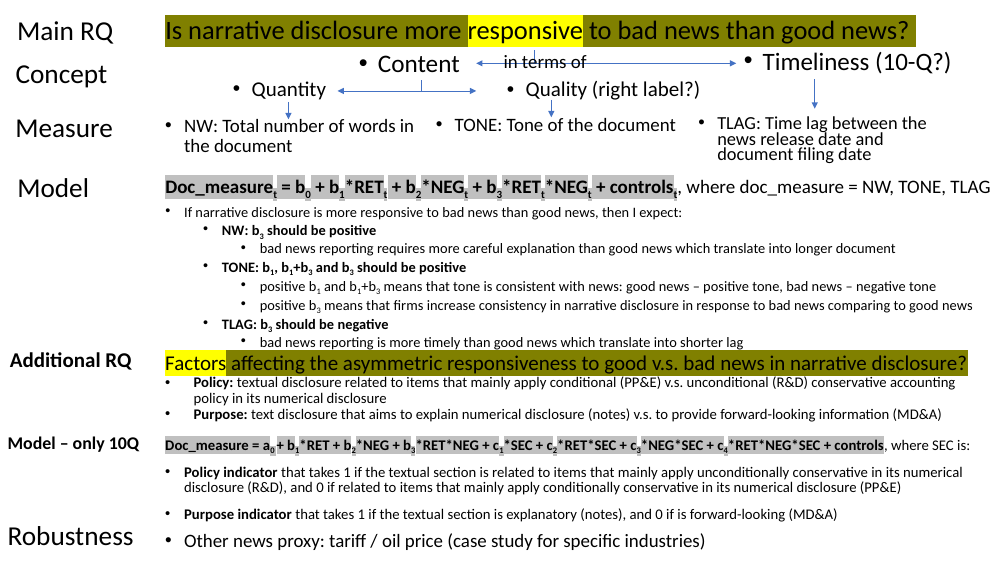
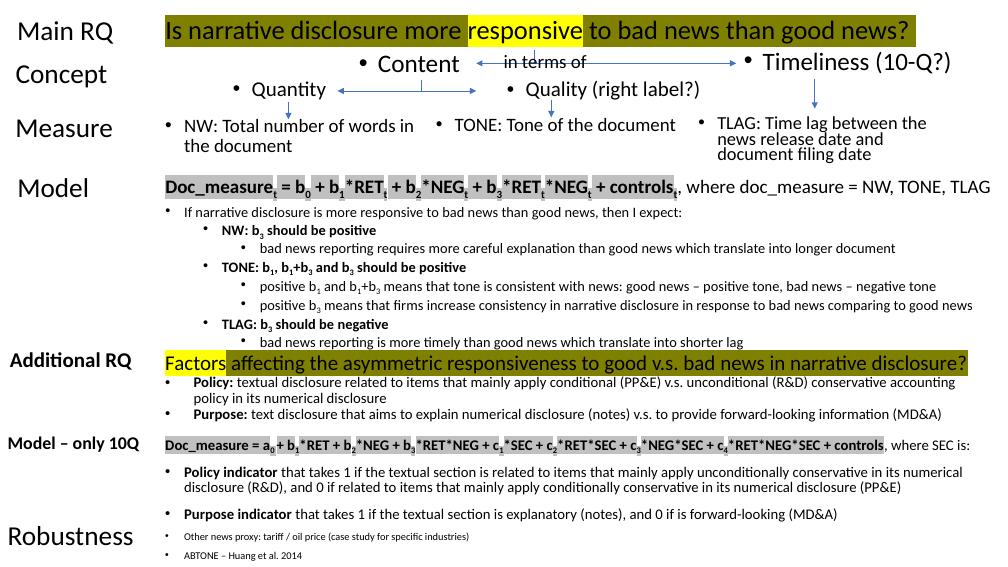
Before and after one commit to fengzhi22/narrative_conservatism, a slide deck: slide 1 of output/Figures.pptx. Drawn at 1008x567 pixels with LibreOffice and Linux fonts; fonts in the diff are those of the drawing. Boxes give left, top, right and bottom in pixels: in the first picture for what was removed or moved away, otherwise in the second. Text is boxed around its words. In the diff, an @@ line names an element or a change of style, - is before the commit and + after.

Commit message:
replicate Huang et al. 2014 without DA

```diff
--- a/output/Figures.pptx
+++ b/output/Figures.pptx
@@ text at (184,532,469,542): size 18 to 9.9 pt in "Other news proxy: tariff / oil price ..."; line spacing 0.8 to 0.7 @@
@@ text at (184,552,302,561): paragraph added @@
+• ABTONE – Huang et al. 2014
```
Also in this commit, not shown: 2 other slides changed, 1 slide added, 14 other files.
